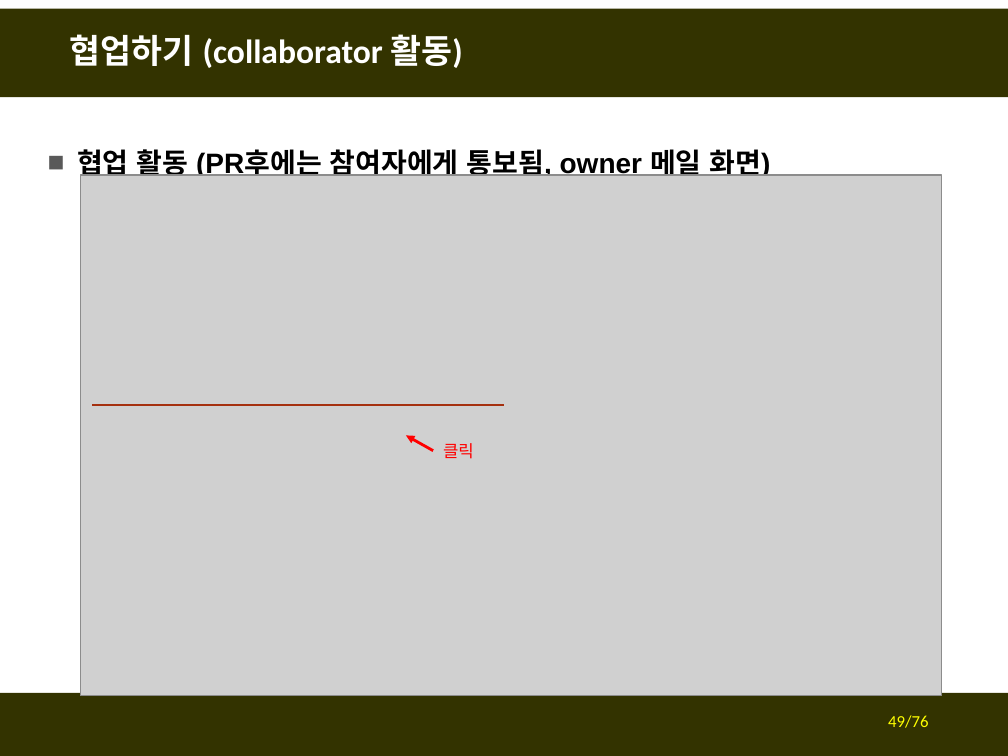
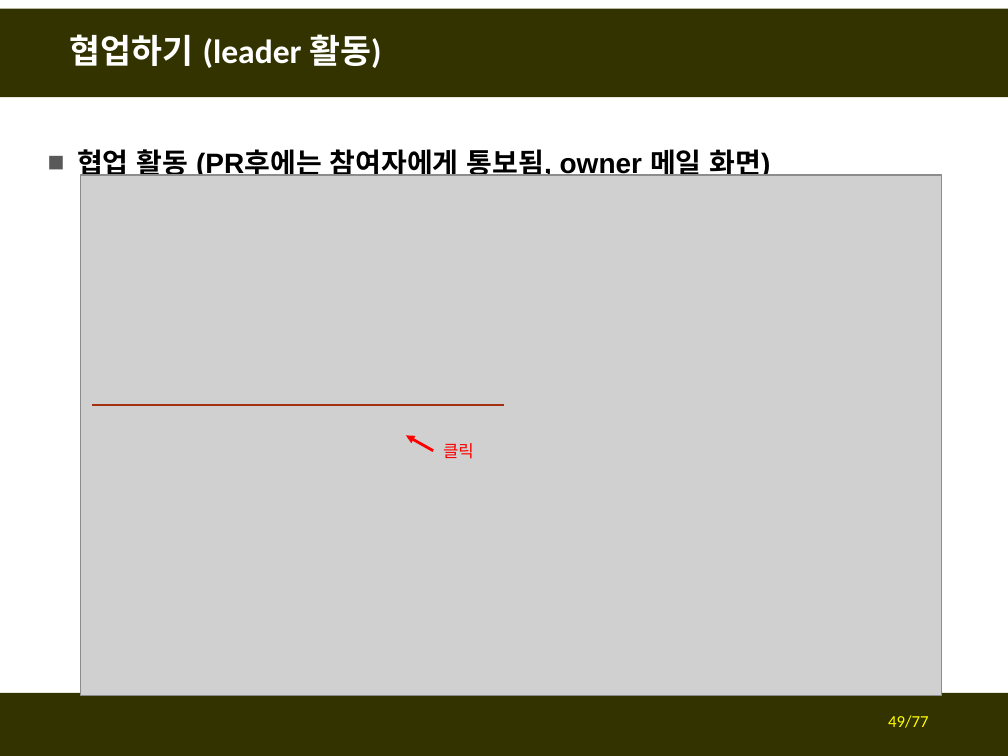
Before and after one commit to fasthill/github-lecture, a slide deck: slide 49 of git및github첫걸음4-협업하기.pptx. Drawn at 1008x756 pixels with LibreOffice and Linux fonts; fonts in the diff are those of the drawing; grey boxes stand for pictures. Boxes give left, top, right and bottom in pixels: in the first picture for what was removed or moved away, otherwise in the second. Text is boxed around its words. In the diff, an @@ line names an element or a change of style, - is before the commit and + after.

```diff
--- a/git및github첫걸음4-협업하기.pptx
+++ b/git및github첫걸음4-협업하기.pptx
@@ title at (70, 34, 381, 68): text changed @@
-협업하기 (collaborator 활동)
+협업하기 (leader 활동)
@@ page number at (888, 715, 928, 728): text changed @@
-49/76
+49/77
```
Also in this commit, not shown: 9 other slides changed.
